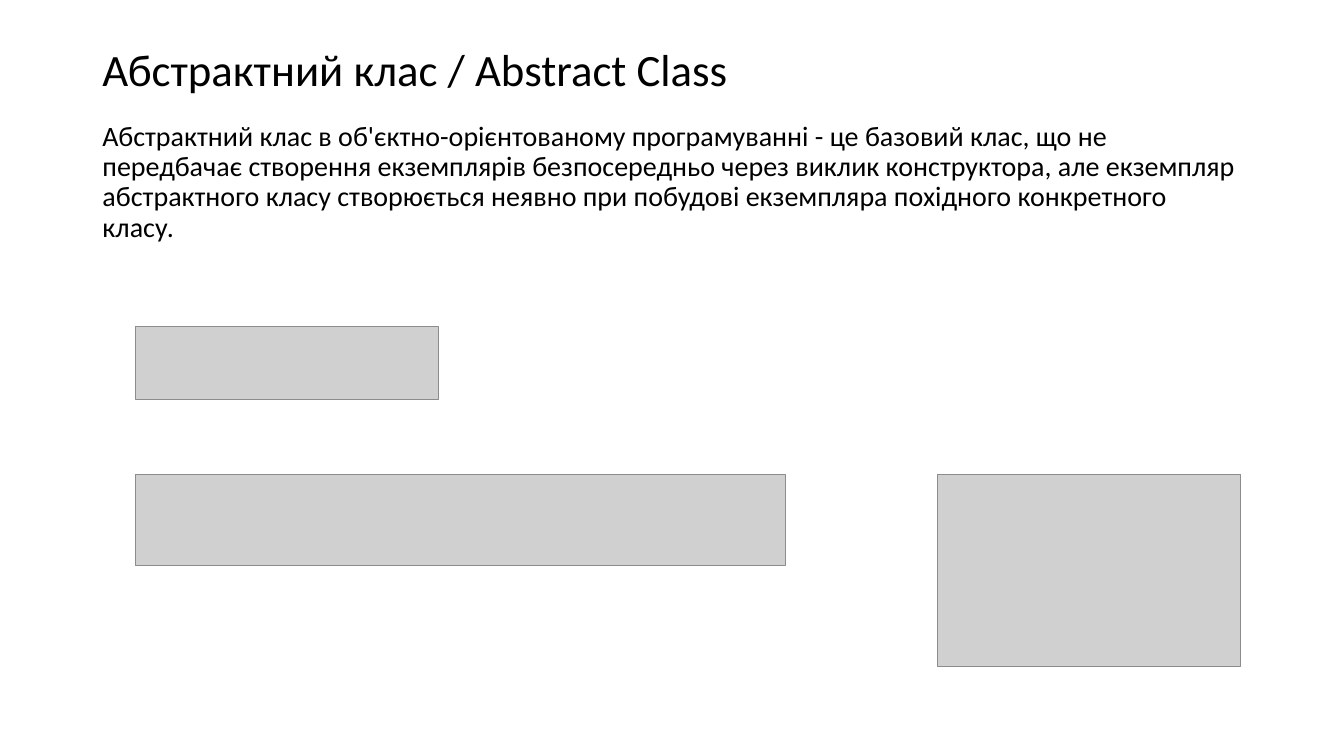
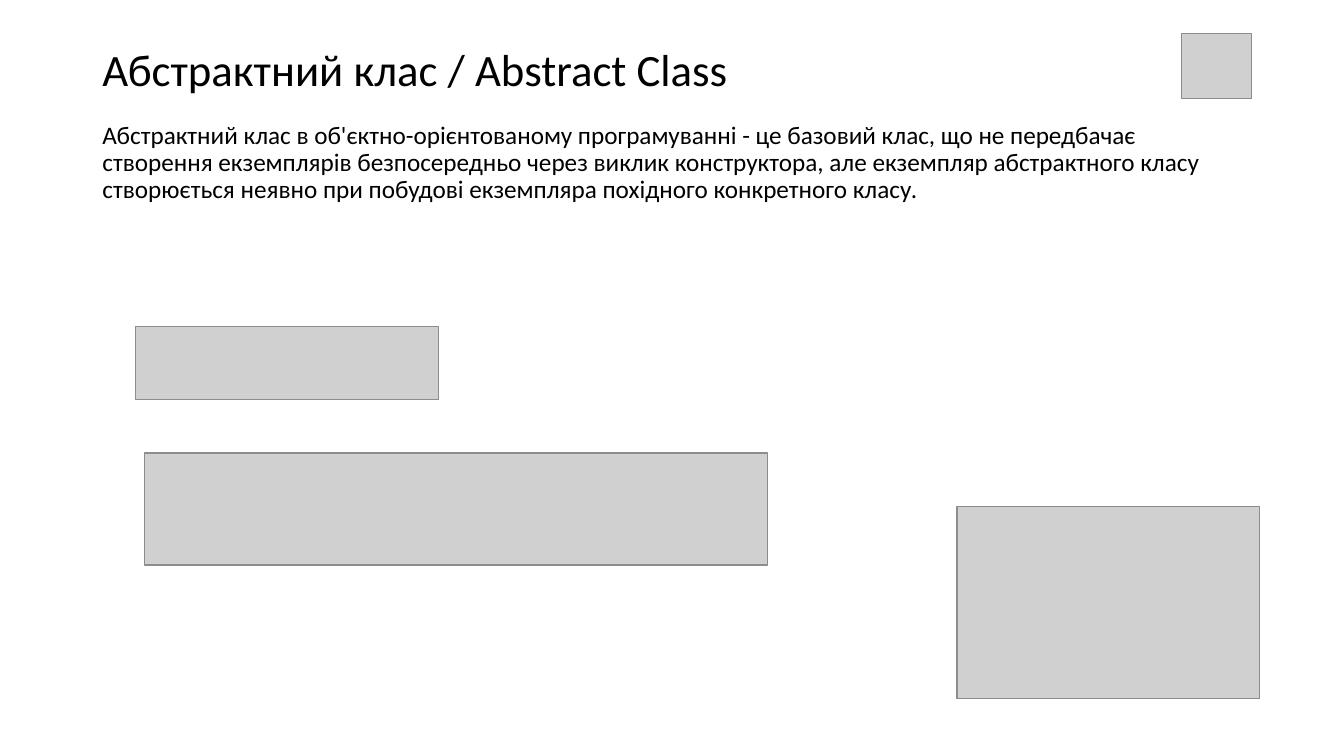
Before and after one commit to IT-Academy2020/Lesson_012_Abstractions, a slide deck: slide 3 of Lesson12.pptx. Drawn at 1344x756 pixels with LibreOffice and Linux fonts; fonts in the diff are those of the drawing; grey boxes stand for pictures. Boxes give left, top, right and bottom in pixels: in the first picture for what was removed or moved away, otherwise in the second. Text is boxed around its words. In the diff, an @@ line names an element or a change of style, - is before the commit and + after.

```diff
--- a/Lesson12.pptx
+++ b/Lesson12.pptx
@@ picture added at box(1182, 33, 1251, 98) @@
@@ text "Абстрактний клас в об'єктно-орієнтованому програмуванні ..." at box(102, 126, 1199, 202): size 20 to 18 pt @@
@@ picture: place and size @@
-picture at box(136, 474, 785, 565)
+picture at box(144, 453, 767, 565)
@@ picture: place and size @@
-picture at box(938, 474, 1240, 666)
+picture at box(957, 506, 1259, 699)
```
Also in this commit, not shown: 9 other slides changed, 1 slide added.
